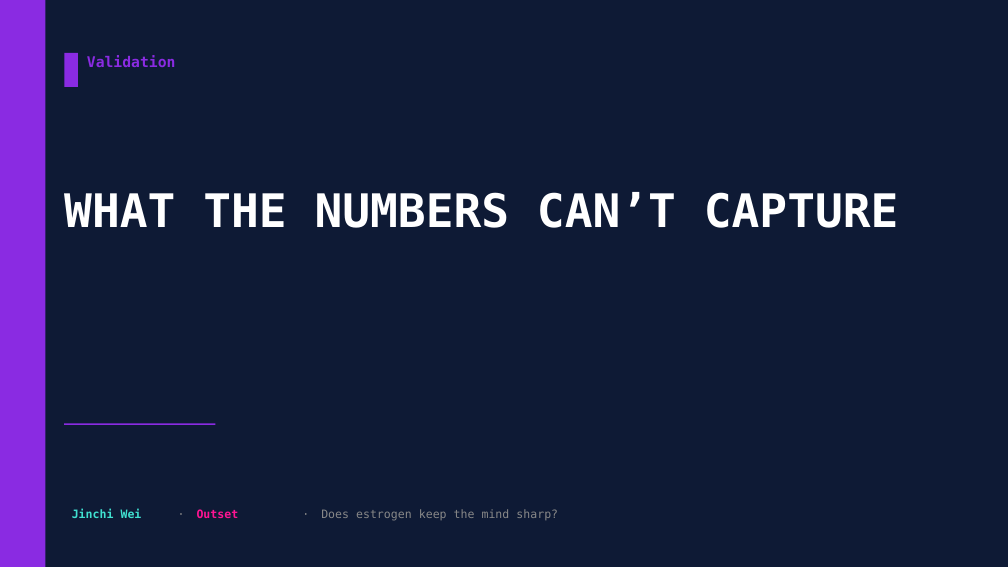
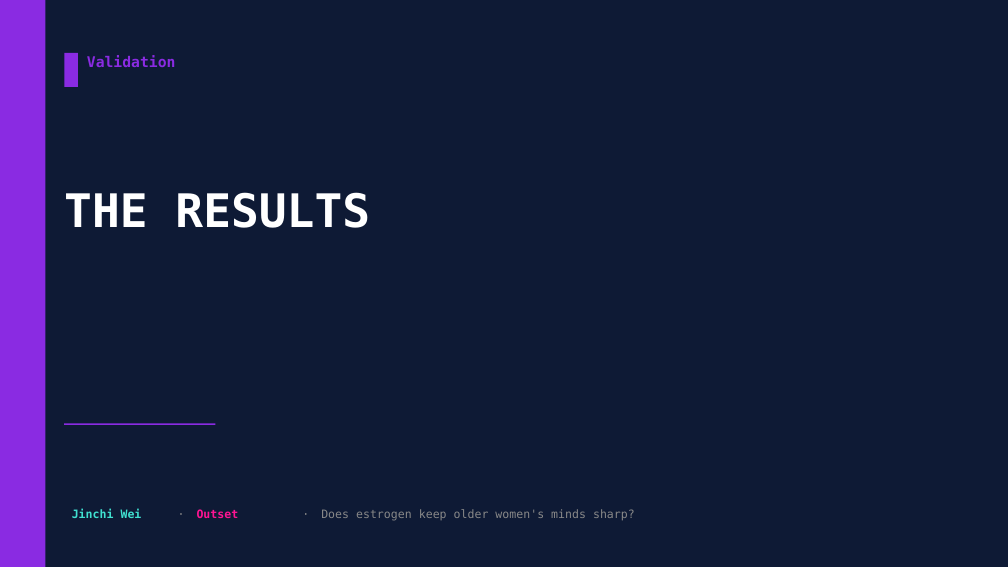
Before and after one commit to jinchiwei/outset-ai-healthcare, a slide deck: slide 13 of solutions/g6_estrogen/slides/g6_estrogen.pptx (slide 14 before the commit). Drawn at 1008x567 pixels with LibreOffice and Linux fonts; fonts in the diff are those of the drawing. Boxes give left, top, right and bottom in pixels: in the first picture for what was removed or moved away, otherwise in the second. Text is boxed around its words. In the diff, an @@ line names an element or a change of style, - is before the commit and + after.

```diff
--- a/solutions/g6_estrogen/slides/g6_estrogen.pptx
+++ b/solutions/g6_estrogen/slides/g6_estrogen.pptx
@@ text at (x1=64, y1=192, x2=370, y2=228): text changed @@
-WHAT THE NUMBERS CAN’T CAPTURE
+THE RESULTS
@@ text at (x1=321, y1=509, x2=635, y2=520): text changed @@
-Does estrogen keep the mind sharp?
+Does estrogen keep older women's minds sharp?
```
Also in this commit, not shown: 14 other slides changed, 7 slides added, 3 slides removed, 27 other files.
